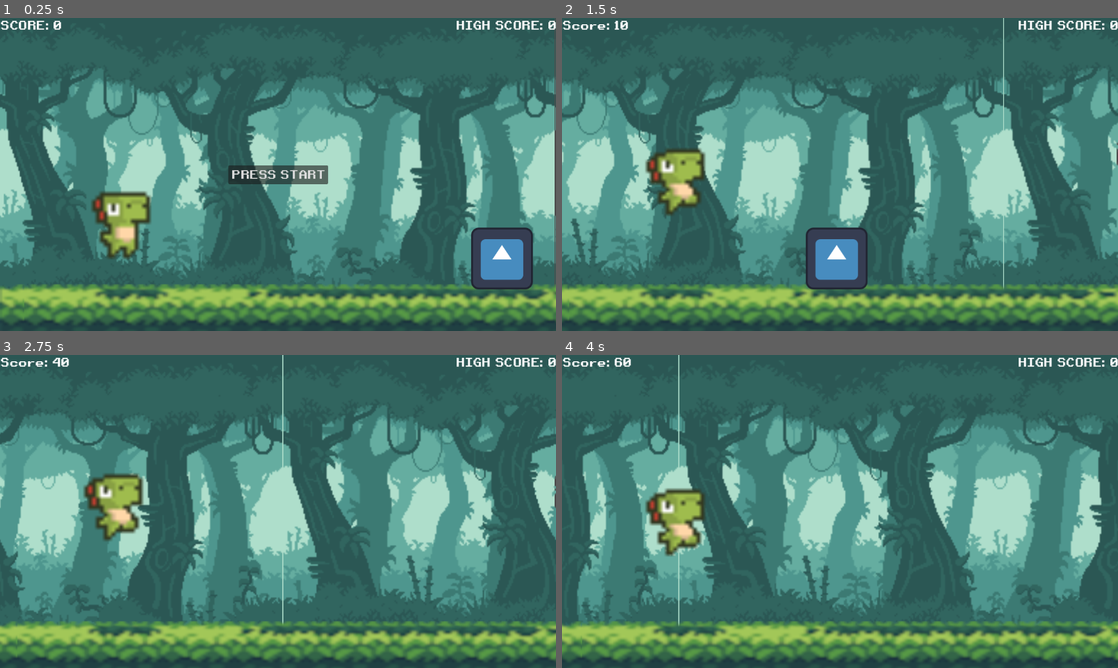
Above: before the commit, frames 1-4 (two rows, left to right).
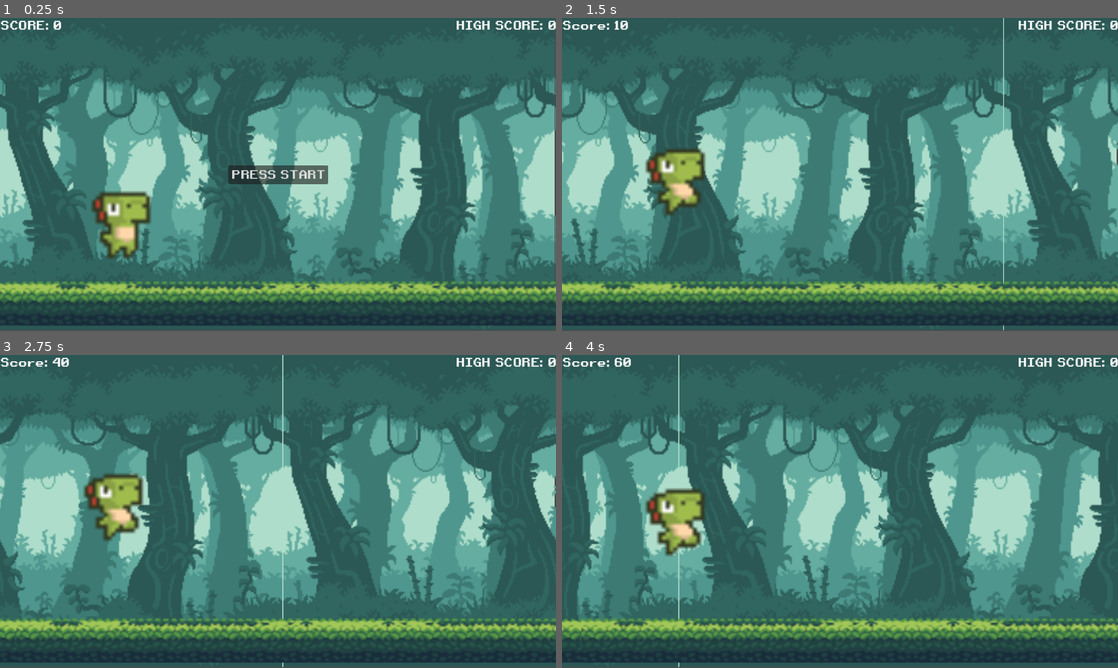
Above: after the commit, the same moments.

Repository: Kazzak22/dinocorre
Game: Godot game, scene res://main.tscn
Two runs of this game, one before a commit and one after it. Both use one fixed random seed, a clock stepped at 60 frames per second and the inputs below. This scene is started directly instead of the project's main scene. The engine's default icon, where the game draws it, is replaced by a stand-in: a white triangle on a blue panel in a dark square.
Inputs:
- Up to frame 1 (0.25 s): no input
- Up to frame 2 (1.5 s): click "PRESS START" at 0.5 s; tap Enter (ui_accept) at 1.25 s
- Up to frame 3 (2.75 s): tap Enter (ui_accept) at 1.52, 2.27 s
- Up to frame 4 (4 s): hold Down (ui_down) 2.78-3.53 s; tap Enter (ui_accept) at 3.77 s

The runs differ from the first frame. In frame 1, 14% of the frame differs, in the area x 0-100%, y 66-100%; in frame 2, 14%; in frame 3, 12%; in frame 4, 12%.
Error before the commit: Invalid assignment of property or key 'disabled' with value of type 'bool' on a base object of type 'null instance'. (res://mob/mob.gd:15)

Commit message:
actualizacion del sistema

Diff:
--- a/HUD/HUD.gd
+++ b/HUD/HUD.gd
@@ -1,4 +1,6 @@
 extends CanvasLayer
+
+signal start_game
 
 var score = 0
 var high_score = 0
@@ -10,11 +12,18 @@
 	$ScoreLable.text = 'Score: %d' %(score)
 
 func update_high_score_label():
+	is_playing = false
+	$ScoreTimer.stop()
+	$StartButton.visible = true
+
 	if score > high_score:
 		high_score = score
 		$HighScoreLeable.text = 'High Score: %d'%(high_score)
 
 func _on_start_button_pressed():
+	score = -10
+	update_score_label()
+	start_game.emit()
 	is_playing = true
 	$ScoreTimer.start()
 	$StartButton.visible = false
--- a/background/background.tscn
+++ b/background/background.tscn
@@ -60,7 +60,7 @@
 motion_mirroring = Vector2(50, 0)
 
 [node name="Sprite2D" type="Sprite2D" parent="fifhtlayer"]
-position = Vector2(2.84217e-14, 551)
-scale = Vector2(4.64384, 2.63438)
+position = Vector2(-2, 545)
+scale = Vector2(2.1467, 1.43126)
 texture = ExtResource("6_aw6x2")
 centered = false
--- a/main.gd
+++ b/main.gd
@@ -1,16 +1,31 @@
 extends Node2D
-
+@export var mob_scence: PackedScene
 var screen_size : Vector2i
 
 var PlayerInitialPosition
 
 func  _ready():
 	screen_size = get_window().size
-	PlayerInitialPosition = $Player .position
-	print(PlayerInitialPosition)
+	PlayerInitialPosition = $Player.position
+	GHud.start_game.connect(new_game)
+
+func game_over():
+	GHud.update_high_score_label()
+
 func new_game():
+	print('empieza')
 	$Floor.position.x = 0
 	$Player.position = PlayerInitialPosition
+	$MOBTimer.start()
 
 func _process (delta):
-	$Floor.position.x = $Player.position.x - 250
+	$Floor.position.x = $Player.position.x - 150
+
+
+func _on_mob_timer_timeout():
+	var mob = mob_scence.instantiate()
+	mob.position.x = $Player.position.x + 1500
+	mob.position.y = 550
+	add_child(mob)
+	mob.hit.connect(game_over)
+	$MOBTimer.wait_time = 2
--- a/main.tscn
+++ b/main.tscn
@@ -8,6 +8,7 @@
 
 [node name="Main" type="Node2D"]
 script = ExtResource("1_wsp44")
+mob_scence = ExtResource("5_8bc7l")
 
 [node name="Background" parent="." instance=ExtResource("1_gg1hk")]
 
@@ -21,5 +22,6 @@
 limit_top = 0
 limit_bottom = 0
 
-[node name="MOB" parent="." instance=ExtResource("5_8bc7l")]
-position = Vector2(976, 564)
+[node name="MOBTimer" type="Timer" parent="."]
+
+[connection signal="timeout" from="MOBTimer" to="." method="_on_mo_btimer_timeout"]
--- a/mob/mob.gd
+++ b/mob/mob.gd
@@ -4,15 +4,17 @@
 
 func _ready():
 	var collisions = [
-		$SquareA,
+		$SquareC,
 	]
 	var sprites = [
-		$SquareA,
+		$SquareS,
 	]
 	var random_int = randi() % collisions.size()
-	var selected_collisions = collisions [random_int]
+	var selected_collision = collisions [random_int]
 	var selected_sprite = sprites[random_int]
-	selected_collisions.disabled = false
+
+	selected_collision.disabled = false
+	selected_collision.visible = true
 	selected_sprite.visible = true
 
 
@@ -21,6 +23,6 @@
 
 
 func _on_body_entered(body):
-	if body. is_in_proup("dinosaurio"):
+	if body.is_in_proup("dinosaurio"):
 		print("game over")
 		hit.emit()
--- a/mob/mob.tscn
+++ b/mob/mob.tscn
@@ -21,6 +21,7 @@
 position = Vector2(64, -65)
 scale = Vector2(6.08, 6.16)
 shape = SubResource("CircleShape2D_qeys2")
+disabled = true
 
 [connection signal="body_entered" from="." to="." method="_on_body_entered"]
 [connection signal="screen_exited" from="VisibleOnScreenEnabler2D" to="." method="_on_visible_on_screen_enabler_2d_screen_exited"]
